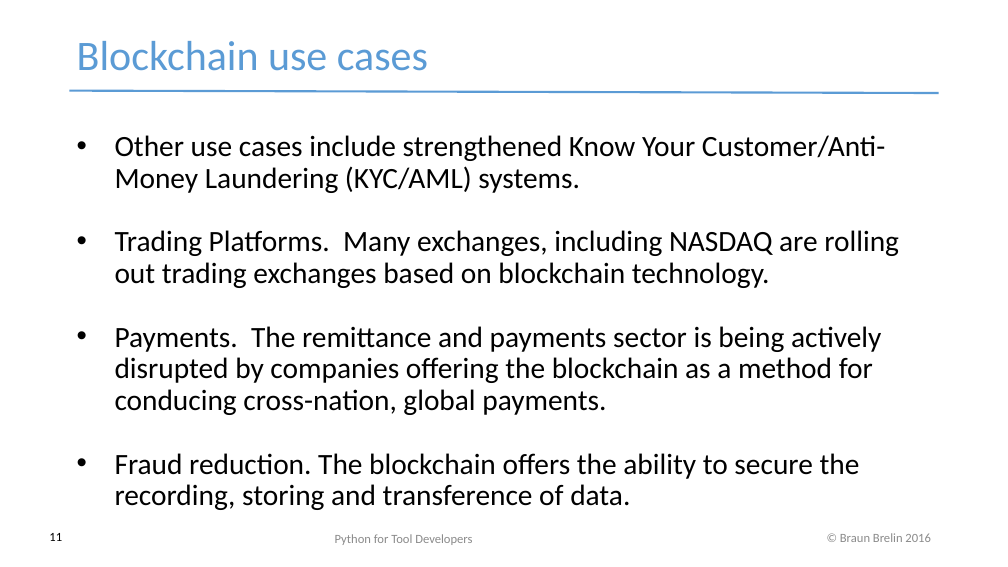
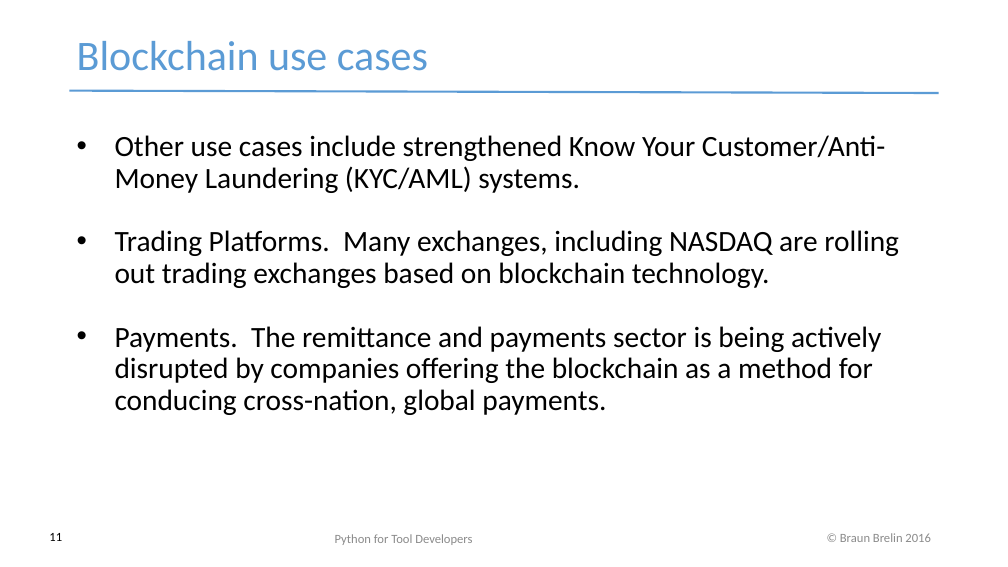
Before and after one commit to redmage123/btc-introductory-workshop, a slide deck: slide 11 of docs/Blockchain workshop v0.1.pptx. Drawn at 1008x567 pixels with LibreOffice and Linux fonts; fonts in the diff are those of the drawing. Boxes give left, top, right and bottom in pixels: in the first picture for what was removed or moved away, otherwise in the second. Text is boxed around its words. In the diff, an @@ line names an element or a change of style, - is before the commit and + after.

Commit message:
More updates to the slide deck

```diff
--- a/docs/Blockchain workshop v0.1.pptx
+++ b/docs/Blockchain workshop v0.1.pptx
@@ text at (x1=115, y1=453, x2=860, y2=510): paragraph removed @@
-• Fraud reduction. The blockchain offers the ability to secure the recording, storing and transference of data.
```
Also in this commit, not shown: 10 slides added, 3 other files.
